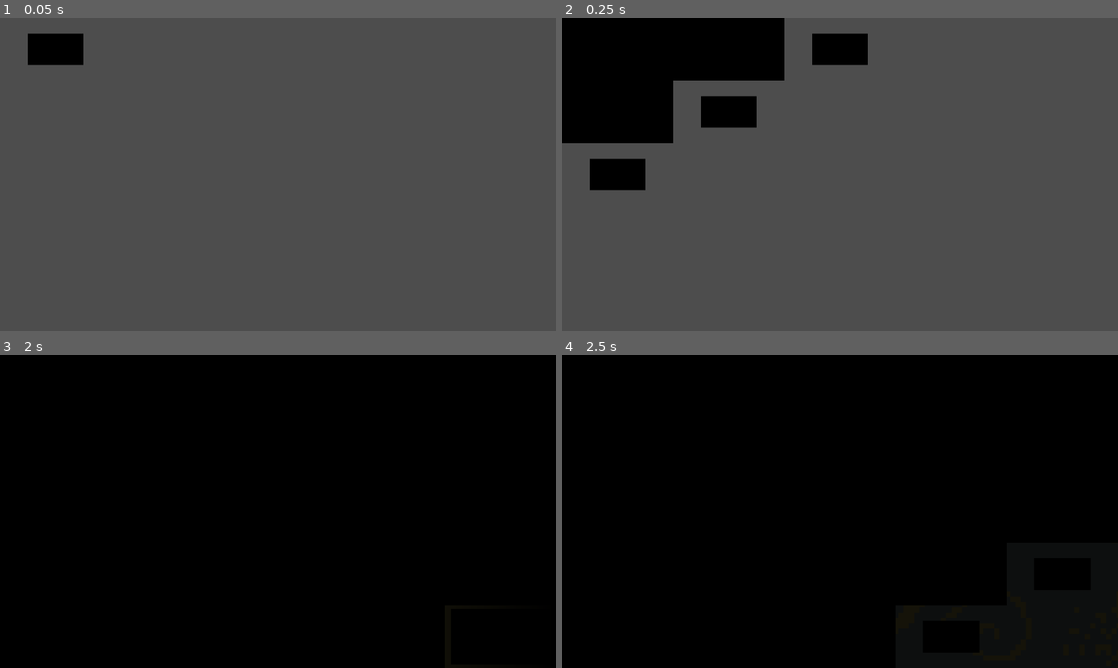
Above: before the commit, frames 1-4 (two rows, left to right).
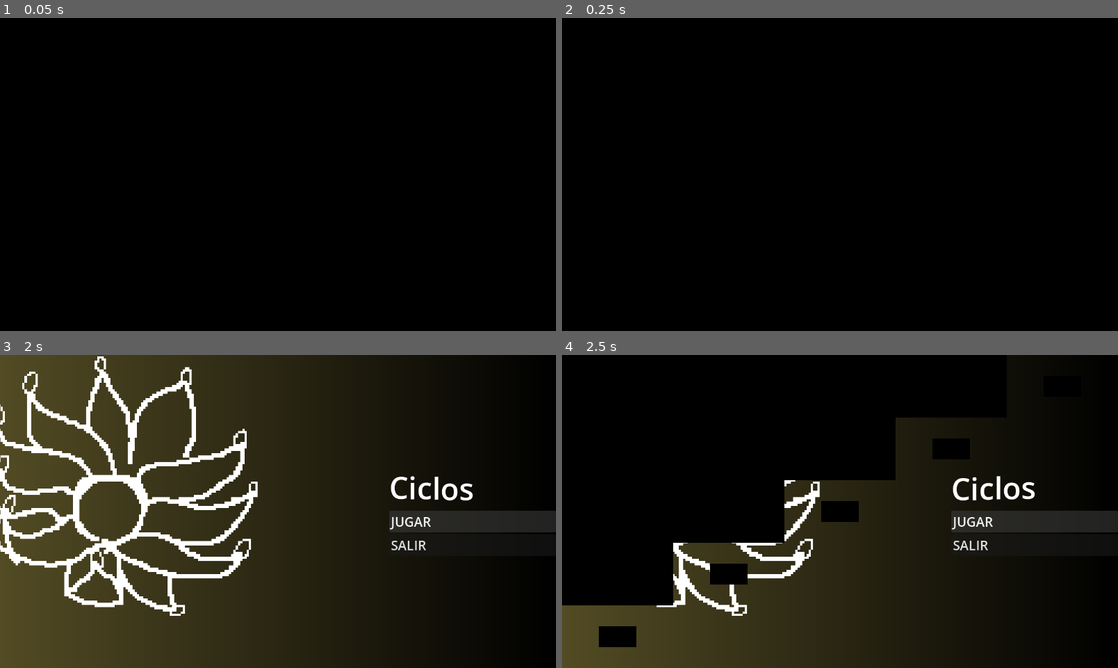
Above: after the commit, the same moments.

Repository: francosorbello/ciclos-jam
Game: Godot game, scene res://main/main.tscn
Same seed, same stepped clock (60 frames per second), same inputs: the game is played once before the commit and once after it.
Inputs (mouse positions are in pixels of both pictures, inside the frame that each line leads up to):
- Up to frame 1 (0.05 s): no input
- Up to frame 2 (0.25 s): no input
- Up to frame 3 (2 s): move the mouse to (400, 495) at 0.52 s; hold Right (move_right) 0.53-1.25 s; hold Space (continue) 0.53-1.25 s; click "JUGAR" at 1.25 s
- Up to frame 4 (2.5 s): click "JUGAR" at 2 s

The runs differ from the first frame. In frame 1, 99% of the frame differs, in the area x 0-100%, y 0-100%; in frame 2, 85%; in frame 3, 73%; in frame 4, 32%.

Commit message:
Added restart button. Fixed exit button on web build

Diff:
--- a/main/main.gd
+++ b/main/main.gd
@@ -10,16 +10,26 @@
 
 var _current_level: GameScreenResource
 
+var is_transitioning: bool = false
+
 func _ready() -> void:
 	$MusicManager.play_music()
 	transition_to(initial_screen_name.initial_screen_name)
 	GlobalSignal.restart_level_requested.connect(restart_current_level)
 	GlobalSignal.change_scene_requested.connect(transition_to)
 
+func _unhandled_input(event: InputEvent) -> void:
+	if event.is_action_pressed("restart") and _current_level:
+		restart_current_level()
+
 func transition_to(level_name: String):
+	if is_transitioning:
+		print("Already transitioning")
+		return
 	var screen := screens_container.get_by_name(level_name)
 	assert(screen != null, "No hay escena llamada "+level_name)
 
+	is_transitioning = true
 	#change_music(screen.type)
 	if screen.transition_type == GameScreenResource.TransitionType.FADE:
 		await get_tree().create_timer($TransitionScreen.fade_in()).timeout
@@ -29,8 +39,11 @@
 	elif screen.type == GameScreenResource.GameScreenType.UI:
 		transition_to_ui(screen)
 
+	var wait_for = 1
 	if screen.transition_type == GameScreenResource.TransitionType.FADE:
-		$TransitionScreen.fade_out()
+		wait_for = $TransitionScreen.fade_out()
+
+	get_tree().create_timer(wait_for).timeout.connect(func(): is_transitioning = false)
 
 func transition_to_ui(ui_scene: GameScreenResource):
 	if _current_screen:
--- a/main/main.tscn
+++ b/main/main.tscn
@@ -36,7 +36,7 @@
 shader_parameter/shape_feather = 0.1
 shader_parameter/sectors = 1
 shader_parameter/clock_feather = 0.0
-shader_parameter/progress = 0.0
+shader_parameter/progress = 10.0
 shader_parameter/progress_bias = Vector2(10, 10)
 
 [node name="Main" type="Node" unique_id=1732081210]
@@ -66,6 +66,7 @@
 color = Color(0, 0, 0, 1)
 
 [node name="MusicManager" type="AudioStreamPlayer" parent="." unique_id=264523703]
+volume_db = 5.0
 bus = &"MUSIC"
 script = ExtResource("7_4dugh")
 game_music = ExtResource("8_0i4oc")
--- a/main/music_manager.gd
+++ b/main/music_manager.gd
@@ -20,6 +20,5 @@
 
 func _on_transition_finished(song):
 	stop()
-	volume_db = 24
 	stream = song
 	play()
--- a/project.godot
+++ b/project.godot
@@ -64,6 +64,11 @@
 , Object(InputEventKey,"resource_local_to_scene":false,"resource_name":"","device":-1,"window_id":0,"alt_pressed":false …(186 unchanged characters)…
 ]
 }
+restart={
+"deadzone": 0.2,
+"events": [Object(InputEventKey,"resource_local_to_scene":false,"resource_name":"","device":-1,"window_id":0,"alt_pressed":false,"shift_pressed":false,"ctrl_pressed":false,"meta_pressed":false,"pressed":false,"keycode":0,"physical_keycode":82,"key_label":0,"unicode":114,"location":0,"echo":false,"script":null)
+]
+}
 
 [layer_names]
 
--- a/systems/player/player.tscn
+++ b/systems/player/player.tscn
@@ -12,9 +12,8 @@
 radius = 2.0
 height = 10.0
 
-[sub_resource type="CapsuleShape2D" id="CapsuleShape2D_e4lrk"]
-radius = 7.0
-height = 16.0
+[sub_resource type="RectangleShape2D" id="RectangleShape2D_7n85q"]
+size = Vector2(10, 16)
 
 [sub_resource type="Resource" id="Resource_4khys"]
 script = ExtResource("6_7n85q")
@@ -42,7 +41,8 @@
 position = Vector2(0, -6)
 
 [node name="CollisionShape2D" type="CollisionShape2D" parent="Hitbox" unique_id=1803997671]
-shape = SubResource("CapsuleShape2D_e4lrk")
+position = Vector2(0, 1)
+shape = SubResource("RectangleShape2D_7n85q")
 debug_color = Color(0.9541704, 0.18794864, 0.27921253, 0.41960785)
 
 [node name="SFXBuilderSpawner" parent="." unique_id=700219321 node_paths=PackedStringArray("sprite") instance=ExtResource("5_e4lrk")]
--- a/ui/main_menu/main_menu.gd
+++ b/ui/main_menu/main_menu.gd
@@ -8,4 +8,6 @@
 
 
 func _on_exit_button_pressed() -> void:
+	if  OS.get_name() == "Web":
+		return
 	get_tree().quit()
